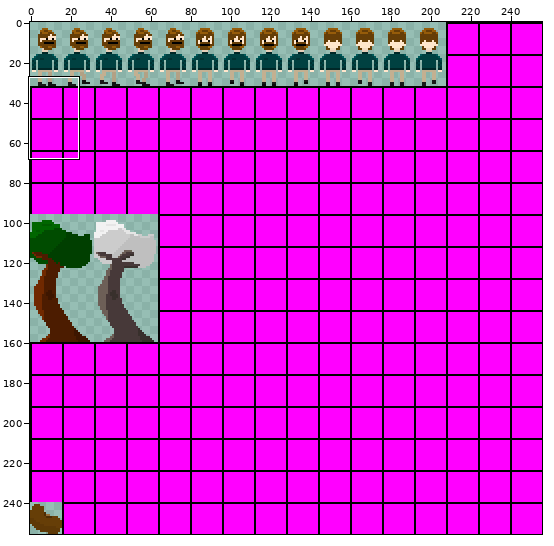
Two versions of one sprite sheet, action rpg/res/ss_entity.png. Above: a wide view before the commit, with the close-up outlined.
Close-up. Before:
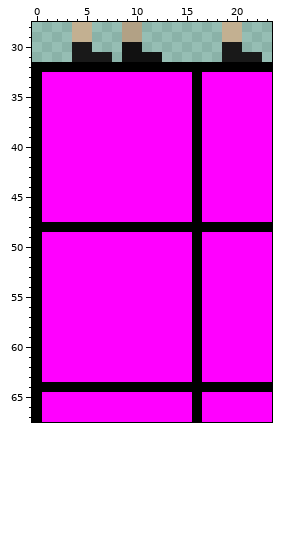
The file is 256x256 pixels. Colours within 5 levels of each other are drawn and written as one. Shown: x 0..23, y 28..67. The commit also changed other parts of the picture, which this record leaves out.
Now the later version:
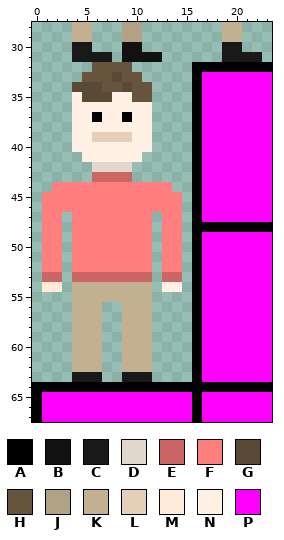
Palette (. is transparent): A #000000  B #111111  C #191919  D #e2d7cc  E #cc6666  F #ff7f7f  G #594935  H #66543d  J #b2a185  K #c3b091  L #e5cfb9  M #ffebd8  N #fff2e5  P #ff00ff
What changed:
@@ x 0..23 @@
 31 ....CCCC.BBBB......CCCC.
-32 AAAAAAAAAAAAAAAAAAAAAAAA
-33 APPPPPPPPPPPPPPPAPPPPPPP
-34 APPPPPPPPPPPPPPPAPPPPPPP
-35 APPPPPPPPPPPPPPPAPPPPPPP
-36 APPPPPPPPPPPPPPPAPPPPPPP
-37 APPPPPPPPPPPPPPPAPPPPPPP
-38 APPPPPPPPPPPPPPPAPPPPPPP
-39 APPPPPPPPPPPPPPPAPPPPPPP
-40 APPPPPPPPPPPPPPPAPPPPPPP
-41 APPPPPPPPPPPPPPPAPPPPPPP
-42 APPPPPPPPPPPPPPPAPPPPPPP
-43 APPPPPPPPPPPPPPPAPPPPPPP
-44 APPPPPPPPPPPPPPPAPPPPPPP
-45 APPPPPPPPPPPPPPPAPPPPPPP
-46 APPPPPPPPPPPPPPPAPPPPPPP
-47 APPPPPPPPPPPPPPPAPPPPPPP
-48 AAAAAAAAAAAAAAAAAAAAAAAA
-49 APPPPPPPPPPPPPPPAPPPPPPP
-50 APPPPPPPPPPPPPPPAPPPPPPP
-51 APPPPPPPPPPPPPPPAPPPPPPP
-52 APPPPPPPPPPPPPPPAPPPPPPP
-53 APPPPPPPPPPPPPPPAPPPPPPP
-54 APPPPPPPPPPPPPPPAPPPPPPP
-55 APPPPPPPPPPPPPPPAPPPPPPP
-56 APPPPPPPPPPPPPPPAPPPPPPP
-57 APPPPPPPPPPPPPPPAPPPPPPP
-58 APPPPPPPPPPPPPPPAPPPPPPP
-59 APPPPPPPPPPPPPPPAPPPPPPP
-60 APPPPPPPPPPPPPPPAPPPPPPP
-61 APPPPPPPPPPPPPPPAPPPPPPP
-62 APPPPPPPPPPPPPPPAPPPPPPP
-63 APPPPPPPPPPPPPPPAPPPPPPP
+32 ......HHHH......AAAAAAAA
+33 .....HHHGHH.....APPPPPPP
+34 ....GGGHHGHH....APPPPPPP
+35 ....NGGGNNHH....APPPPPPP
+36 ....NNNNNNNN....APPPPPPP
+37 ....NNANNANN....APPPPPPP
+38 ....NNNNNNNN....APPPPPPP
+39 ....NNLLLLNN....APPPPPPP
+40 ....NNNNNNNN....APPPPPPP
+41 .....NNNNNN.....APPPPPPP
+42 ......DDDD......APPPPPPP
+43 ......EEEE......APPPPPPP
+44 ..FFFFFFFFFFFF..APPPPPPP
+45 .FFFFFFFFFFFFFF.APPPPPPP
+46 .FFFFFFFFFFFFFF.APPPPPPP
+47 .FF.FFFFFFFF.FF.APPPPPPP
+48 .FF.FFFFFFFF.FF.AAAAAAAA
+49 .FF.FFFFFFFF.FF.APPPPPPP
+50 .FF.FFFFFFFF.FF.APPPPPPP
+51 .FF.FFFFFFFF.FF.APPPPPPP
+52 .FF.FFFFFFFF.FF.APPPPPPP
+53 .EE.EEEEEEEE.EE.APPPPPPP
+54 .MM.KKKKKKKK.NN.APPPPPPP
+55 ....KKKKKKKK....APPPPPPP
+56 ....KKK..KKK....APPPPPPP
+57 ....KKK..KKK....APPPPPPP
+58 ....KKK..KKK....APPPPPPP
+59 ....KKK..KKK....APPPPPPP
+60 ....KKK..KKK....APPPPPPP
+61 ....KKK..KKK....APPPPPPP
+62 ....KKK..KKK....APPPPPPP
+63 ....CCC..CCC....APPPPPPP
 64 AAAAAAAAAAAAAAAAAAAAAAAA
Where, in picture pixels (left, top, right, bottom), the same in both close-ups:
changed: (32, 62, 192, 382)
